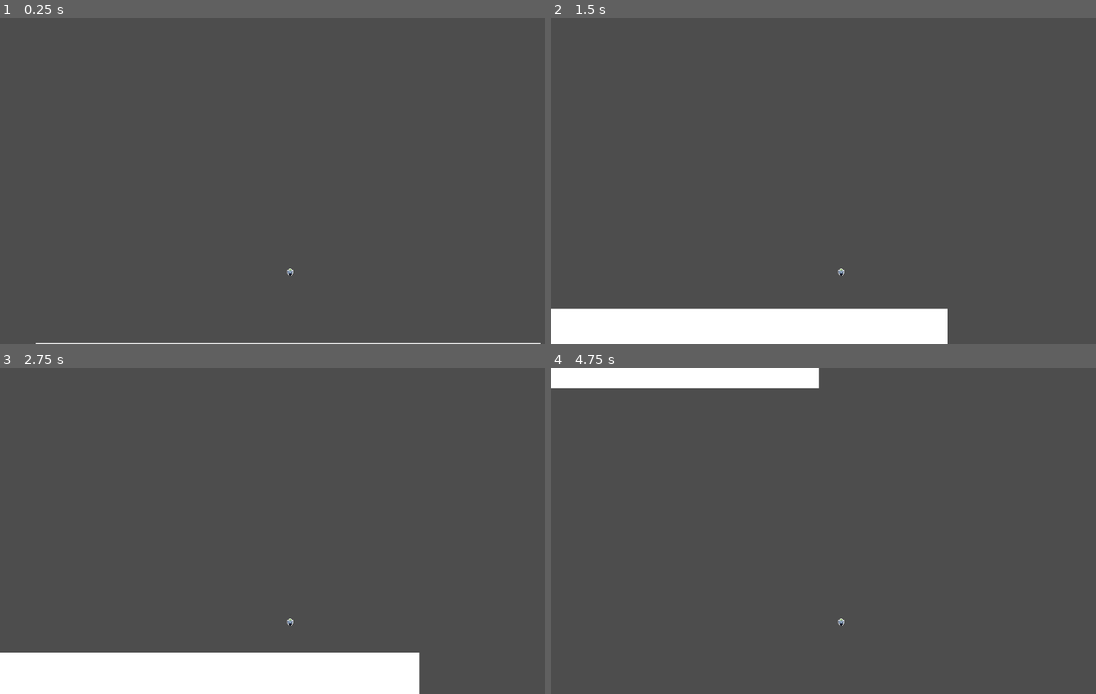
Above: before the commit, frames 1-4 (two rows, left to right).
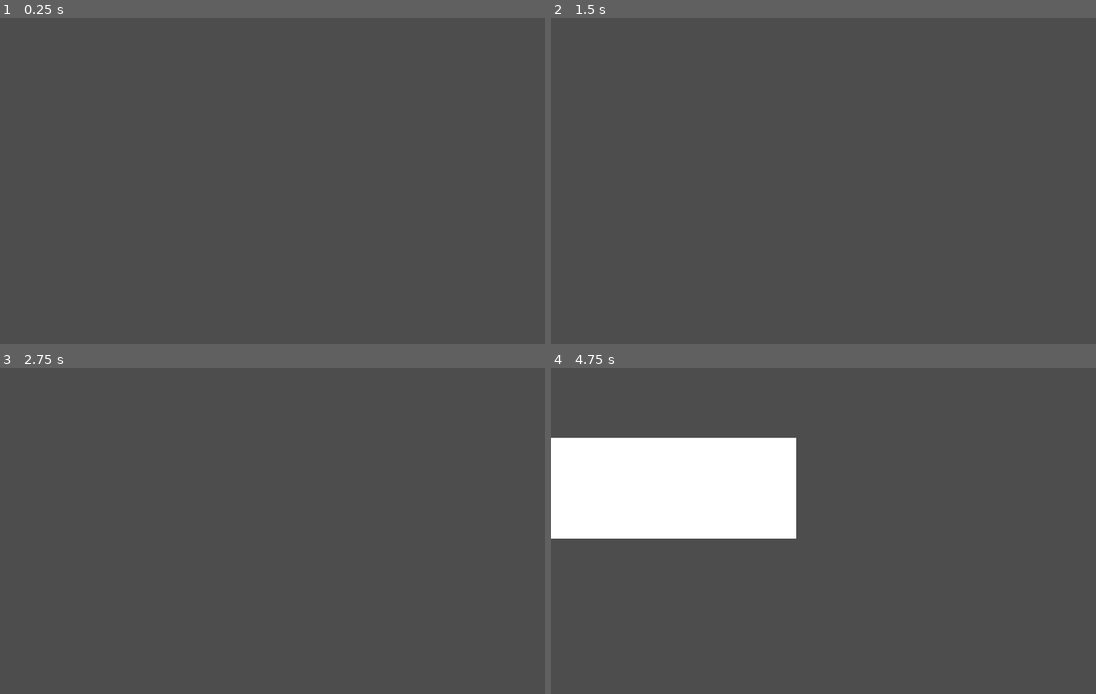
Above: after the commit, the same moments.

Repository: Butter-Stik/GMTK2024
Game: Godot game, scene res://Scenes/world.tscn
Same seed, same stepped clock (60 frames per second), same inputs: the game is played once before the commit and once after it.
Inputs:
- Up to frame 1 (0.25 s): no input
- Up to frame 2 (1.5 s): hold D (move_right) from 0.53 s (still down); tap Space (jump) at 0.6, 0.77, 1.07, 1.35 s
- Up to frame 3 (2.75 s): tap Space (jump) at 1.52, 1.82, 2.1 s; release D (move_right) at 2.03 s; hold A (move_left) from 2.03 s (still down)
- Up to frame 4 (4.75 s): release A (move_left) at 2.78 s; hold D (move_right) 2.78-4.28 s; tap Space (jump) at 2.85, 3.02, 3.32, 3.6, 3.77, 4.07, 4.35, 4.52 s; hold A (move_left) from 4.28 s (still down)

The runs differ from the first frame. In frame 1, 0.4% of the frame differs, in the area x 6-100%, y 76-100%; in frame 2, 8.0%; in frame 3, 9.8%; in frame 4, 17%, in the area x 0-54%, y 0-80%.

Commit message:
added player animations

Diff:
--- a/Scenes/player.tscn
+++ b/Scenes/player.tscn
@@ -35,13 +35,17 @@
 atlas = ExtResource("1_kslfd")
 region = Rect2(48, 0, 16, 16)
 
-[sub_resource type="AtlasTexture" id="AtlasTexture_rdyre"]
-atlas = ExtResource("1_kslfd")
-region = Rect2(160, 0, 16, 16)
-
 [sub_resource type="AtlasTexture" id="AtlasTexture_4a6ee"]
 atlas = ExtResource("1_kslfd")
 region = Rect2(176, 0, 16, 16)
+
+[sub_resource type="AtlasTexture" id="AtlasTexture_b7lru"]
+atlas = ExtResource("1_kslfd")
+region = Rect2(240, 0, 16, 16)
+
+[sub_resource type="AtlasTexture" id="AtlasTexture_5x8x6"]
+atlas = ExtResource("1_kslfd")
+region = Rect2(160, 0, 16, 16)
 
 [sub_resource type="AtlasTexture" id="AtlasTexture_oihb4"]
 atlas = ExtResource("1_kslfd")
@@ -118,15 +122,28 @@
 "speed": 10.0
 }, {
 "frames": [{
-"duration": 2.0,
-"texture": SubResource("AtlasTexture_rdyre")
-}, {
 "duration": 1.0,
 "texture": SubResource("AtlasTexture_4a6ee")
 }],
 "loop": false,
 "name": &"jump",
 "speed": 10.0
+}, {
+"frames": [{
+"duration": 1.0,
+"texture": SubResource("AtlasTexture_b7lru")
+}],
+"loop": true,
+"name": &"land",
+"speed": 5.0
+}, {
+"frames": [{
+"duration": 1.0,
+"texture": SubResource("AtlasTexture_5x8x6")
+}],
+"loop": true,
+"name": &"launch",
+"speed": 5.0
 }, {
 "frames": [{
 "duration": 1.0,
@@ -163,16 +180,17 @@
 [sub_resource type="RectangleShape2D" id="RectangleShape2D_a6llg"]
 size = Vector2(12, 11)
 
-[node name="CharacterBody2D" type="CharacterBody2D"]
+[node name="character" type="CharacterBody2D"]
 script = ExtResource("1_k76jh")
 
-[node name="AnimatedSprite2D" type="AnimatedSprite2D" parent="."]
+[node name="sprite" type="AnimatedSprite2D" parent="."]
 sprite_frames = SubResource("SpriteFrames_kogha")
-animation = &"fall"
+animation = &"land"
 
-[node name="CollisionShape2D" type="CollisionShape2D" parent="."]
+[node name="collision" type="CollisionShape2D" parent="."]
 position = Vector2(0, 2.5)
 shape = SubResource("RectangleShape2D_a6llg")
 
-[node name="Camera2D" type="Camera2D" parent="."]
+[node name="camera" type="Camera2D" parent="."]
 position = Vector2(1, -180)
+zoom = Vector2(2, 2)
--- a/Scenes/world.tscn
+++ b/Scenes/world.tscn
@@ -13,7 +13,6 @@
 
 [node name="Player" parent="." instance=ExtResource("1_kf6cf")]
 position = Vector2(614, 318)
-JUMP_VELOCITY = 500.0
 
 [node name="Platform" type="StaticBody2D" parent="."]
 position = Vector2(610, 539)
--- /dev/null
+++ b/Scripts/constants.gd
@@ -0,0 +1,7 @@
+class_name Constants
+
+enum Power {
+	ON,
+	BOOTING,
+	OFF
+}
--- a/Scripts/player.gd
+++ b/Scripts/player.gd
@@ -1,25 +1,63 @@
 extends CharacterBody2D
 
-
 @export var SPEED = 300.0
-@export var JUMP_VELOCITY = 400.0
-
+@export var JUMP_VELOCITY = 300.0
+@export var power_state: Constants.Power = Constants.Power.ON;
 
 func _physics_process(delta: float) -> void:
+	# moved to function so it can be turned off more easily later
+	var old_velocity := Vector2.ZERO; # dummy value
+	if power_state == Constants.Power.ON:
+		old_velocity = run_physics(delta)
+
+	proc_anims(old_velocity);
+
+func run_physics(delta: float) -> Vector2:
 	# Add the gravity.
+	var old_velocity := velocity;
 	if not is_on_floor():
 		velocity += get_gravity() * delta
 
 	# Handle jump.
 	if Input.is_action_just_pressed("jump") and is_on_floor():
 		velocity.y = -JUMP_VELOCITY
+		print(velocity.y);
 
 	# Get the input direction and handle the movement/deceleration.
 	# As good practice, you should replace UI actions with custom gameplay actions.
 	var direction := Input.get_axis("move_left", "move_right")
-	if direction:
+
+	if direction != 0.0:
 		velocity.x = direction * SPEED
 	else:
 		velocity.x = move_toward(velocity.x, 0, SPEED)
 
 	move_and_slide()
+
+	return old_velocity;
+
+func proc_anims(old_velocity: Vector2) -> void:
+	# # debug messages
+	# var animstate: String = $sprite.animation;
+	if power_state == Constants.Power.OFF:
+		$sprite.play("off");
+	elif power_state == Constants.Power.BOOTING:
+		$sprite.play("awake");
+	elif old_velocity.y * velocity.y < 0.0:
+		$sprite.play("apex");
+	elif old_velocity.y != velocity.y and old_velocity.y == 0.0:
+		$sprite.play("launch");
+	elif old_velocity.y != velocity.y and velocity.y == 0.0:
+		$sprite.play("land");
+	elif velocity.y > 0.0:
+		$sprite.play("fall");
+	elif velocity.y < 0.0:
+		$sprite.play("jump");
+	elif velocity.x != 0.0:
+		$sprite.flip_h = velocity.x < 0.0;
+		$sprite.play("walk");
+	else:
+		$sprite.play("idle");
+	# # debug messages
+	# if animstate != $sprite.animation:
+	# 	print($sprite.animation);
Not shown: 1 places in Scenes/player.tscn that only renumber resources
